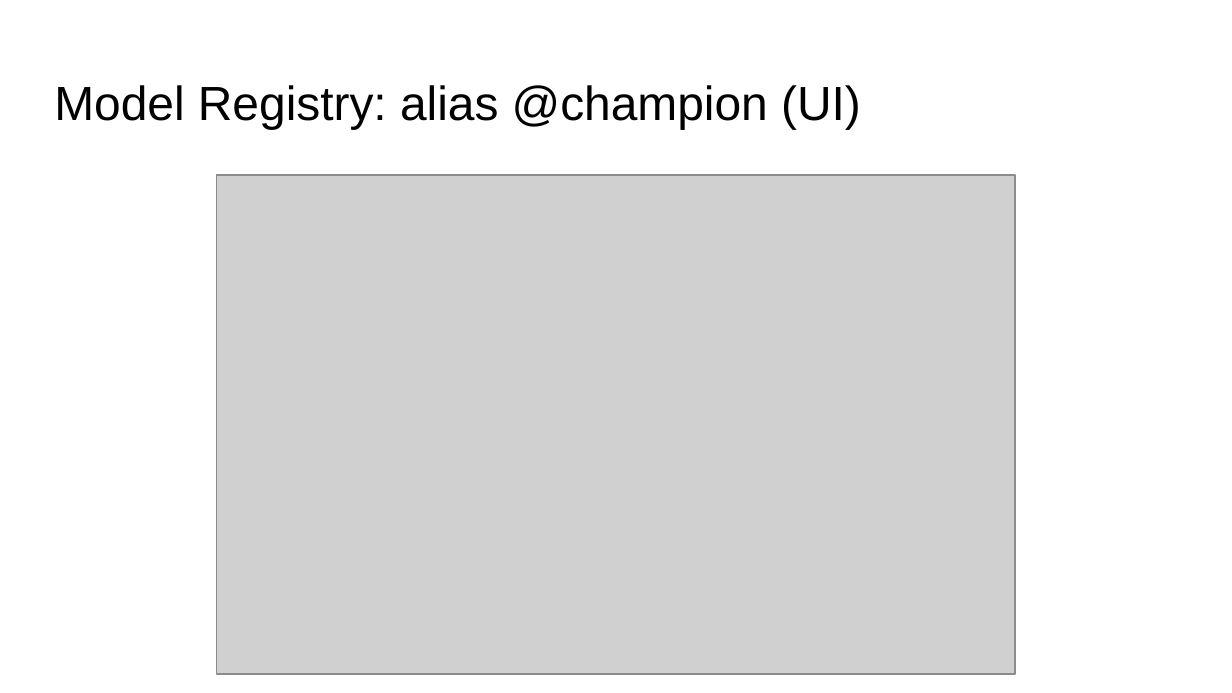
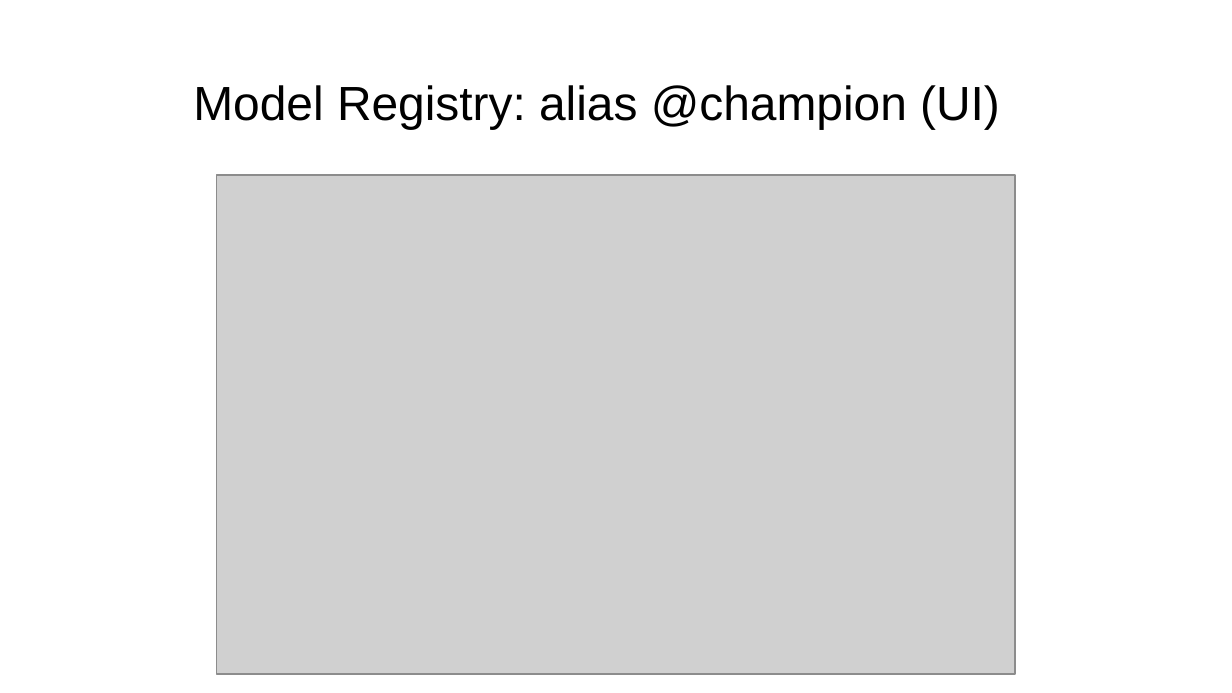
Before and after one commit to gilvanveras/gilvanvmj-mlops-icev, a slide deck: slide 45 of Slides_Sabado.pptx. Drawn at 1232x693 pixels with LibreOffice and Linux fonts; fonts in the diff are those of the drawing; grey boxes stand for pictures; background and template pictures are left out. Boxes give left, top, right and bottom in pixels: in the first picture for what was removed or moved away, otherwise in the second. Text is boxed around its words. In the diff, an @@ line names an element or a change of style, - is before the commit and + after.

```diff
--- a/Slides_Sabado.pptx
+++ b/Slides_Sabado.pptx
@@ title "Model Registry: alias @champion (UI)": place and size @@
-title "Model Registry: alias @champion (UI)" at box(54, 85, 861, 129)
+title "Model Registry: alias @champion (UI)" at box(193, 85, 1000, 129)
```
Also in this commit, not shown: 4 other slides changed, 1 other file.
